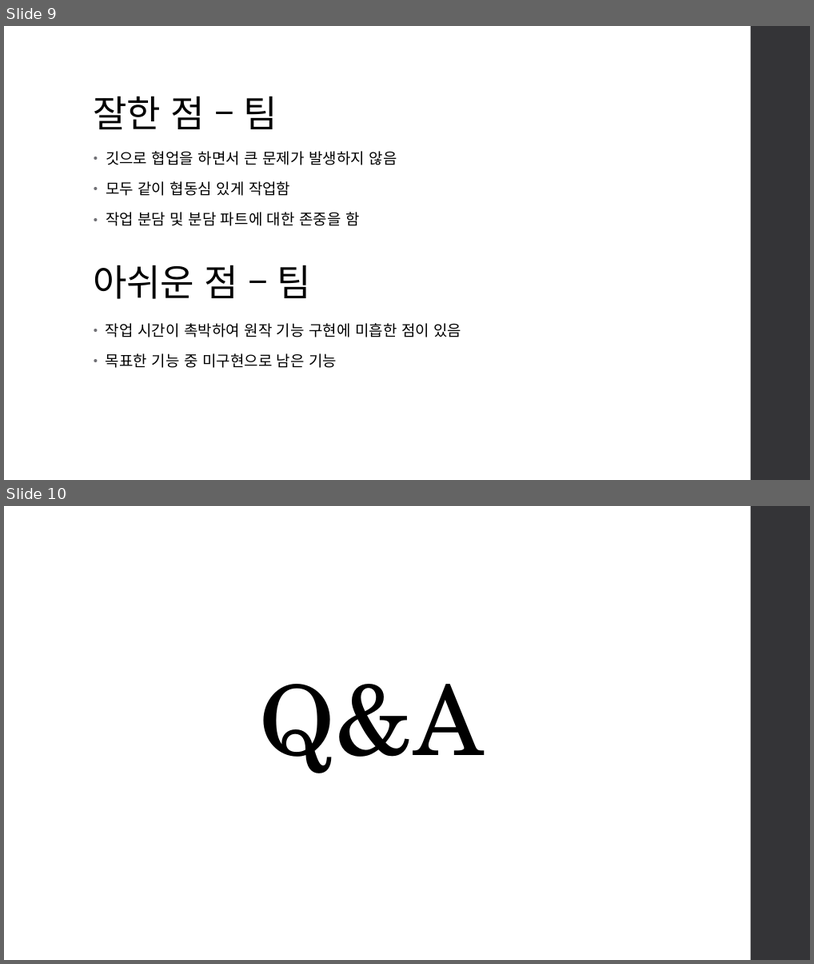
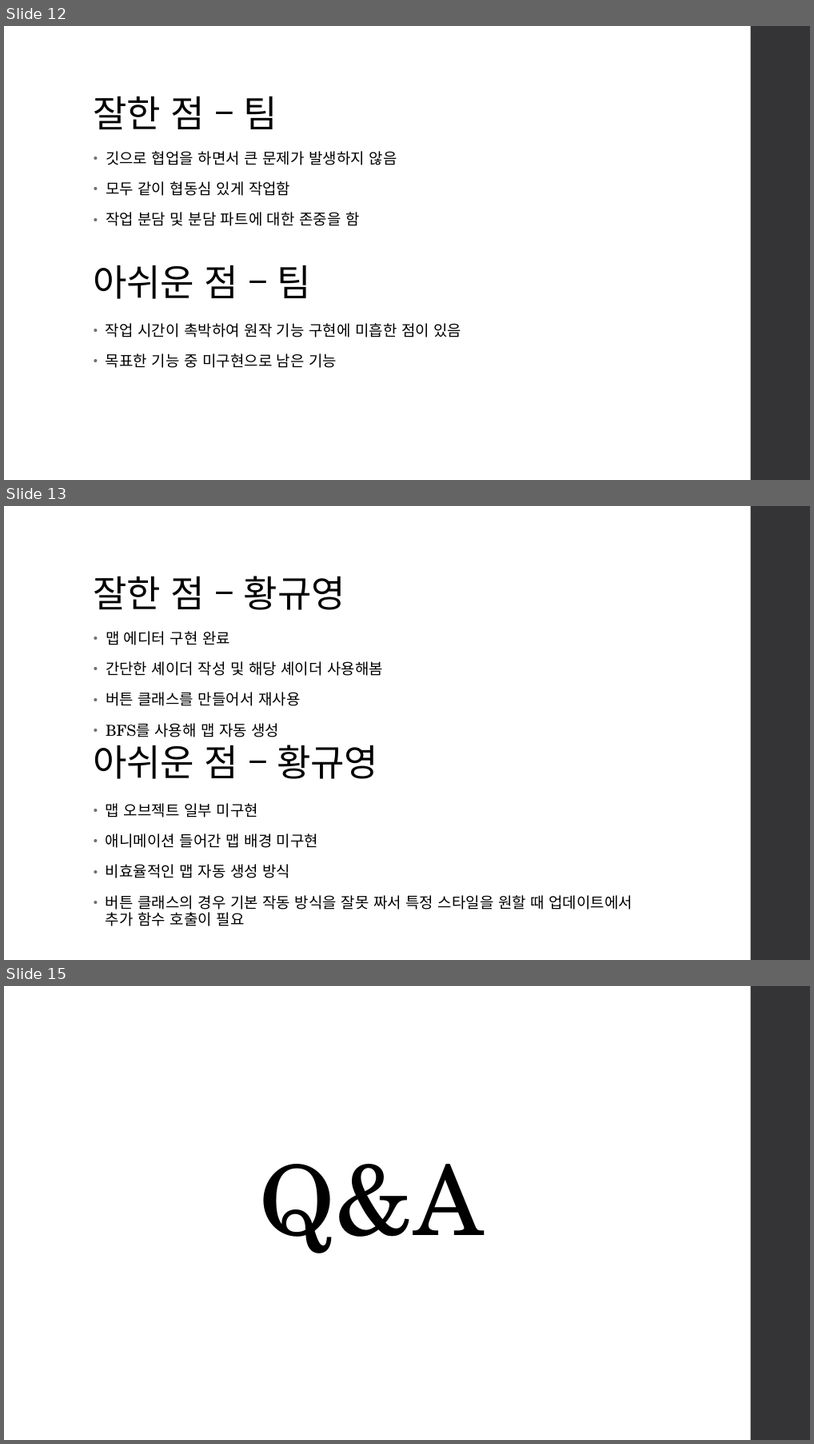
Before and after one commit to jigyu12/SFML_Team_Mockup_Project-Dungreed, a slide deck: SFML 던그리드 모작 팀 프로젝트(민지규, 박지광, 황규영) 발표 자료 - 황규영.pptx. Shown one above the other, each under a label of ours: slides 9 and 10 before the commit, slides 12, 13 and 15 after it; the slides between them are not shown. The pictures are 814x964 and 814x1444 pixels, drawn with LibreOffice and Linux fonts; fonts in the diff are those of the drawing. Boxes give left, top, right and bottom in pixels: in the first picture for what was removed or moved away, otherwise in the second. Text is boxed around its words. In the diff, an @@ line names an element or a change of style, - is before the commit and + after.

Commit message:
황규영 발표 자료 작성

```diff
--- a/SFML 던그리드 모작 팀 프로젝트(민지규, 박지광, 황규영) 발표 자료 - 황규영.pptx
+++ b/SFML 던그리드 모작 팀 프로젝트(민지규, 박지광, 황규영) 발표 자료 - 황규영.pptx
@@ slide 13 added at [4, 506, 810, 960], background #FFFFFF; not listed: 1 template element that a slide beside it also shows @@
@@ title added at [94, 576, 346, 610], 44 pt, text #000000 @@
+잘한 점 – 황규영
@@ text added at [106, 631, 383, 737], 18 pt, text #000000 @@
+• 맵 에디터 구현 완료
+• 간단한 셰이더 작성 및 해당 셰이더 사용해봄
+• 버튼 클래스를 만들어서 재사용
+• BFS를 사용해 맵 자동 생성
@@ text added at [94, 744, 379, 779], 44 pt, text #000000 @@
+아쉬운 점 – 황규영
@@ text added at [106, 803, 633, 926], 18 pt, text #000000 @@
+• 맵 오브젝트 일부 미구현
+• 애니메이션 들어간 맵 배경 미구현
+• 비효율적인 맵 자동 생성 방식
+• 버튼 클래스의 경우 기본 작동 방식을 잘못 짜서 특정 스타일을 원할 때 업데이트에서 추가 함수 호출이 필요
@@ what was slide 9 is now slide 12 @@
@@ what was slide 10 is now slide 15 @@
```
Also in this commit, not shown: 5 other slides added, 1 slide removed.
